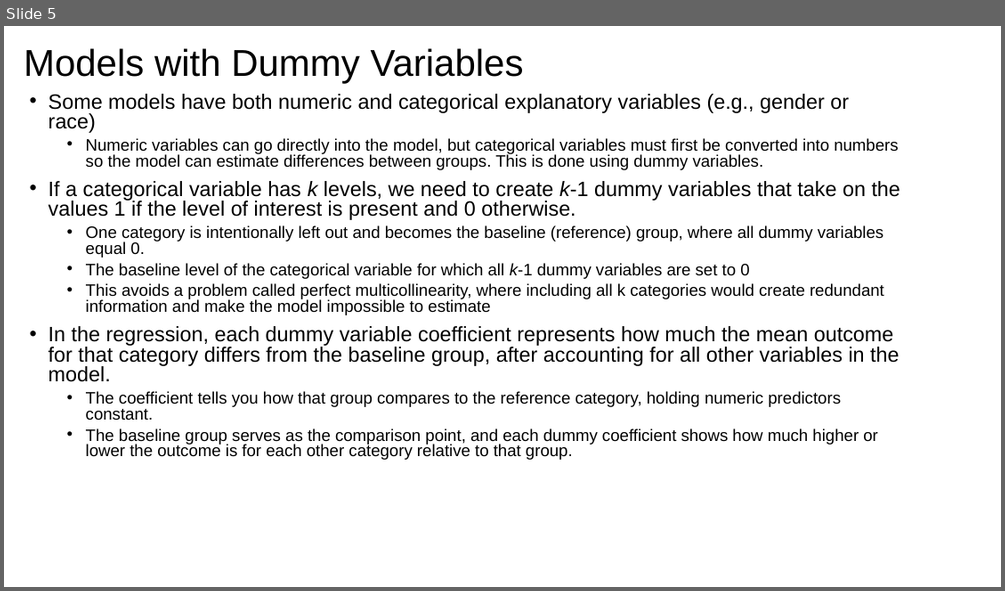
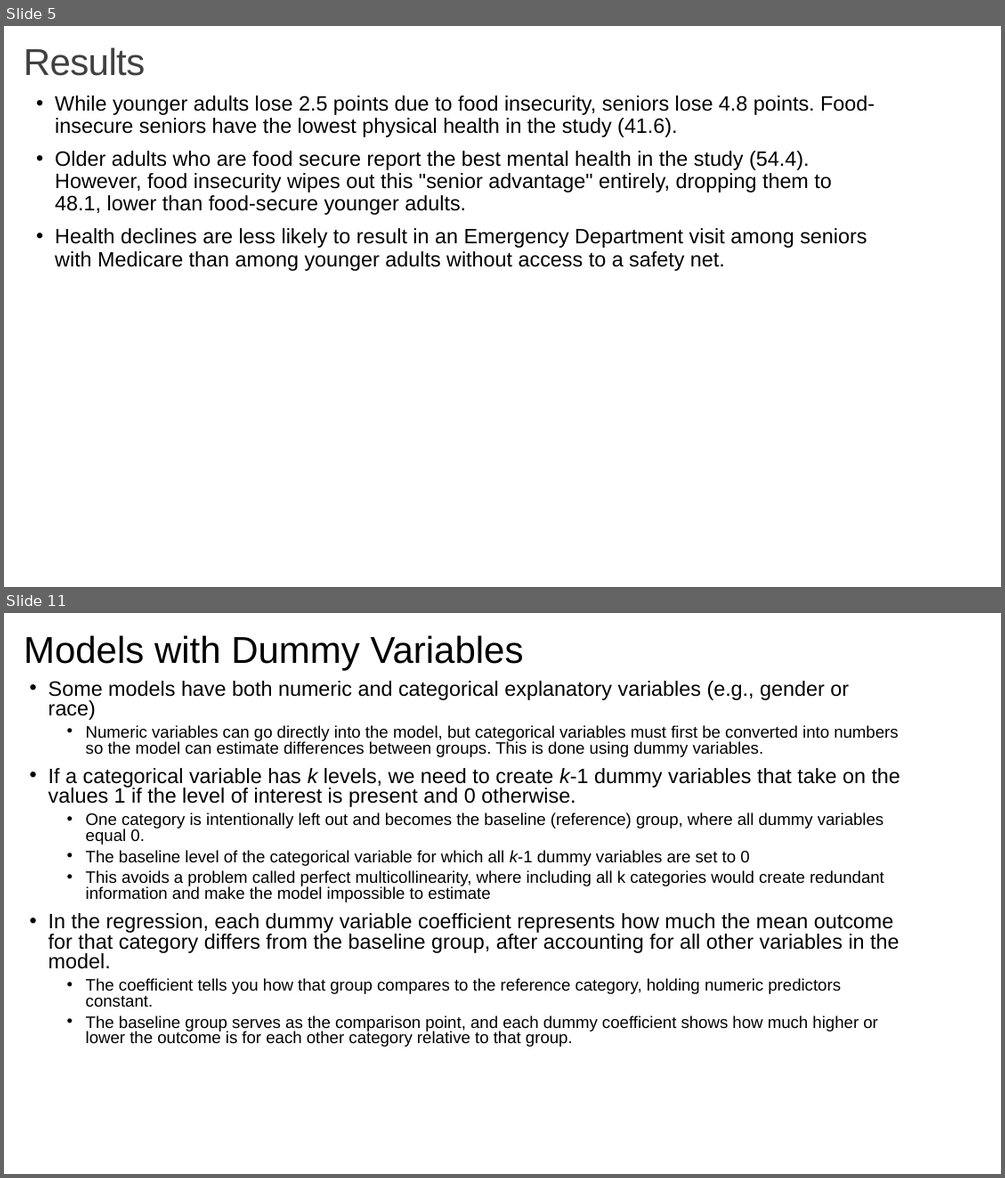
Before and after one commit to issues-osu/statsii-spring2026, a slide deck: slides/dummy/dummy_vars2026.pptx. Shown one above the other, each under a label of ours: slide 5 before the commit, slides 5 and 11 after it; the slides between them are not shown. The pictures are 1005x591 and 1005x1178 pixels, drawn with LibreOffice and Linux fonts; fonts in the diff are those of the drawing. Boxes give left, top, right and bottom in pixels: in the first picture for what was removed or moved away, otherwise in the second. Text is boxed around its words. In the diff, an @@ line names an element or a change of style, - is before the commit and + after.

```diff
--- a/slides/dummy/dummy_vars2026.pptx
+++ b/slides/dummy/dummy_vars2026.pptx
@@ slide 5 added at [4,26,1001,587], background #FFFFFF @@
@@ title added at [24,47,145,76], 36 pt, text #404040 @@
+Results
@@ text added at [55,95,874,271], 20 pt, text #000000 @@
+• While younger adults lose 2.5 points due to food insecurity, seniors lose 4.8 points. Food-insecure seniors have the lowest physical health in the study (41.6).
+• Older adults who are food secure report the best mental health in the study (54.4). However, food insecurity wipes out this "senior advantage" entirely, dropping them to 48.1, lower than food-secure younger adults.
+• Health declines are less likely to result in an Emergency Department visit among seniors with Medicare than among younger adults without access to a safety net.
@@ what was slide 5 is now slide 11 @@
```
Also in this commit, not shown: 16 slides changed, 6 other slides added, 3 other files.
